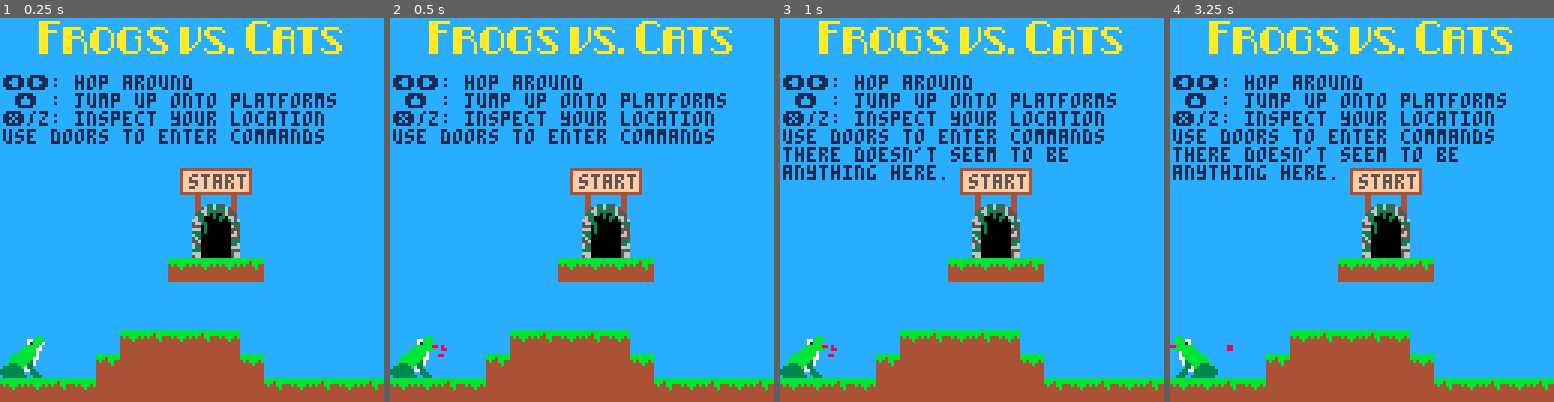
Above: before the commit, frames 1-4 (left to right).
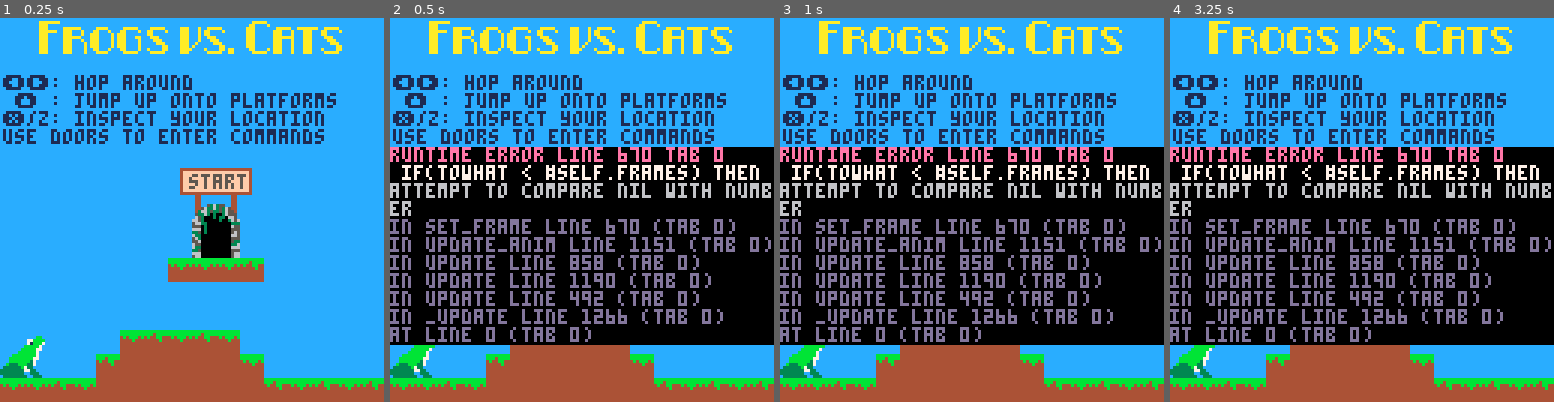
Above: after the commit, the same moments.

Repository: cincodenada/frogsvscats
Game: PICO-8 cartridge frogsvscats.p8
Two runs of this game, one before a commit and one after it. Both use one fixed random seed, a clock stepped at 60 frames per second and the inputs below.
Inputs:
- Up to frame 1 (0.25 s): no input
- Up to frame 2 (0.5 s): tap X (X key) at 0.33 s
- Up to frame 3 (1 s): tap O (Z key) at 0.7 s
- Up to frame 4 (3.25 s): tap X (X key) at 1.07, 1.85, 2.97 s; hold Right 1.6-2.1 s; tap O (Z key) every 0.4 s from 1.7 to 2.9 s; hold Up 2.15-2.42 s; hold Right 2.47-3.03 s; hold Left from 3.08 s (still down)

Frame 1 is identical in both runs. In frame 2, 51% of the frame differs, in the area x 0-100%, y 33-89%; in frame 3, 51%; in frame 4, 52%, in the area x 0-100%, y 33-94%.
Error after the commit: runtime error line 670 tab 0; if(towhat < #self.frames) then; attempt to compare nil with number

Commit message:
Refine tongue animation

Diff:
--- a/frogsvscats.p8
+++ b/frogsvscats.p8
@@ -1131,7 +1131,7 @@
 	self:reset_anim()
 	self:clear_move()
 	self:set_sprite('attack')
-	self:set_frame_slow(2,2,20)
+	self:set_frame_slow(2,2,10)
 	self:animate(false)
 	sfx(18)
 	sfx(19)
@@ -1139,6 +1139,7 @@
 function frog:update_anim()
 	super(frog).update_anim(self)
 	-- If we're ready to start the tongue
+	local tongue_frames = {0,1,2,2,3,3}
 	if(self.attacking) then
 		if(self:get_sprite():frame() == 2) then
 			if(self:get_sprite():entered(2)) then
@@ -1146,11 +1147,12 @@
 				self.tongue_dir = 1
 			else
 				if(self.tongue_frame == 5) self.tongue_dir=-1
-				self.tongue_frame += self.tongue_dir*0.5
+				self.tongue_frame += self.tongue_dir
 			end
-			self:set_aux('tongue',self.w+self.tongue_frame, -self.h+8)
-			self:get_sprite('tongue'):set_frame(min(self.tongue_frame, 2))
-		elseif self:get_sprite():entered(0) then
+			local tp = self:tongue_pos()
+			self:set_aux('tongue',tp.x+self.tongue_frame*2*self.facing, tp.y)
+			self:get_sprite('tongue'):set_frame(tongue_frames[self.tongue_frame])
+		elseif self.anim_state.active == false then
 			self.attacking = false
 			self:remove_aux('tongue')
 		end
@@ -1159,9 +1161,13 @@
 function frog:draw()
 	super(frog).draw(self)
 	if(self.attacking and self.tongue_frame) then
-		local ts = {x=self.x+self.w*self.facing, y=self.y-self.h+8}
-		line(ts.x, ts.y, ts.x+self.tongue_frame, ts.y, 8)
-	end
+		local tp = self:tongue_pos()
+		line(self.x+tp.x, self.y+tp.y-3,
+		     self.x+tp.x+self.tongue_frame*2, self.y+tp.y-3, 8)
+	end
+end
+function frog:tongue_pos()
+	return {x=self.w*self.facing, y=-self.h+8}
 end
 
 player = class(frog)
@@ -1347,8 +1353,8 @@
 000000000000bb00000000000000bb00000000000000bb0000000000000000000000000000000000000000000000000000000000000000000000000000000000
 00000000077bbbb000000000077bbbb000000000077bbbb000000000000000000000000000000000000000000000000000000000000000000000000000000000
 00000000071bbb7000000000071bbb8000000000071bbb0000000000000000000000000000000000000000000000000000000000000000000000000000000000
-00000000bbbbb70000000000bbbbbbb000000000bbbbbb8880000000800000008800000000000000000000000000000000000000000000000000000000000000
-0000000bbbbb77000000000bbbbbb7000000000bbbbbbbb080000000880000008800000000000000000000000000000000000000000000000000000000000000
+00000000bbbbb70000000000bbbbbbb000000000bbbbbb8800000000800000008000000088000000000000000000000000000000000000000000000000000000
+0000000bbbbb77000000000bbbbbb7000000000bbbbbbbb000000000800000008800000088000000000000000000000000000000000000000000000000000000
 000000bbbbbb7000000000bbbbbb7000000000bbbbbb700000000000000000000000000000000000000000000000000000000000000000000000000000000000
 0000bbbbbbbb70000000bbbbbbbb70000000bbbbbbbb700000000000000000000000000000000000000000000000000000000000000000000000000000000000
 000bbbbbbbb77000000bbbbbbbb77000000bbbbbbbb7700000000000000000000000000000000000000000000000000000000000000000000000000000000000
